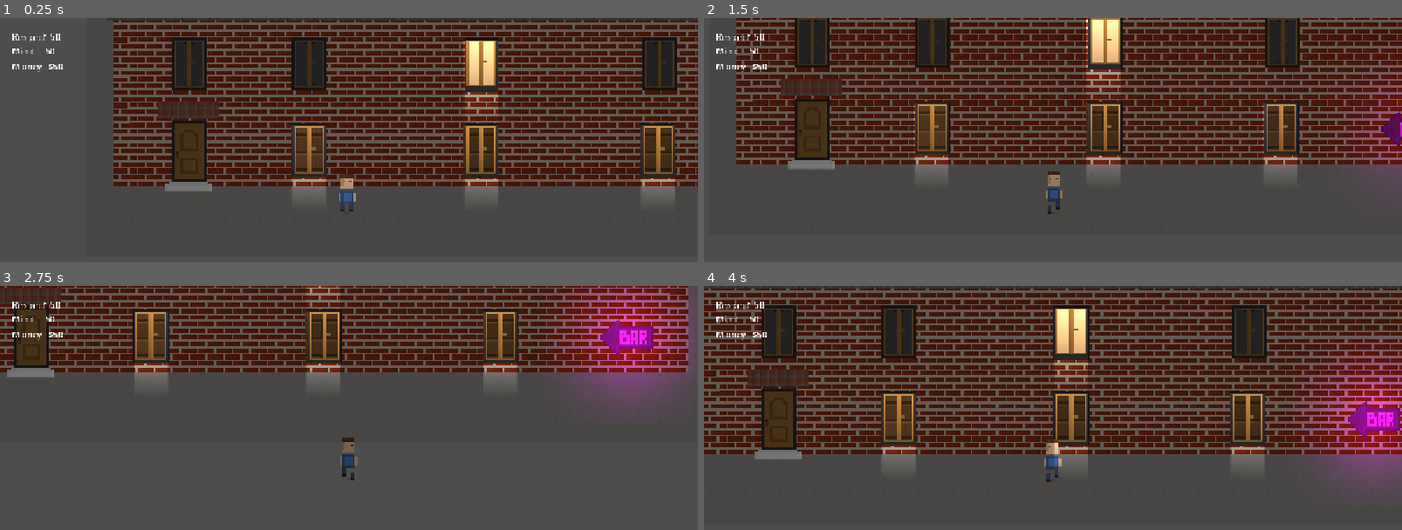
Above: before the commit, frames 1-4 (two rows, left to right).
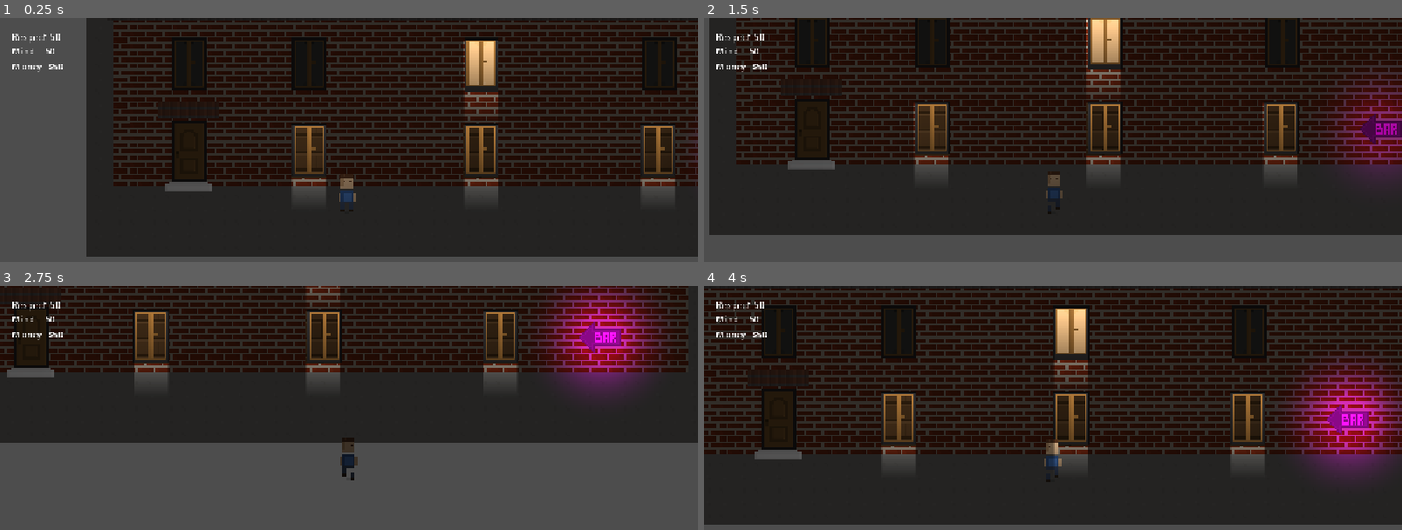
Above: after the commit, the same moments.

Repository: daniilbug/Drunkheads
Game: Godot game, scene res://scenes/main.tscn
The game is run twice, just before and just after one commit, with the same random seed, the same clock (stepped at 60 frames per second) and the same inputs. This scene is started directly instead of the project's main scene.
Inputs:
- Up to frame 1 (0.25 s): no input
- Up to frame 2 (1.5 s): tap Enter at 0.5 s; hold D (right) 0.53-1.28 s; hold E (interact) 0.53-1.28 s; hold S (down) from 1.28 s (still down); tap E (interact) at 1.35 s
- Up to frame 3 (2.75 s): release S (down) at 2.03 s; hold D (right) from 2.03 s (still down); hold Q (take) from 2.03 s (still down); tap E (interact) at 2.3 s
- Up to frame 4 (4 s): release D (right) at 2.78 s; release Q (take) at 2.78 s; hold W (up) 2.78-3.53 s; tap E (interact) at 2.85 s; hold A (left) from 3.53 s (still down); hold E (interact) from 3.53 s (still down)

The runs differ from the first frame. In frame 1, 80% of the frame differs, in the area x 12-100%, y 0-98%; in frame 2, 81%; in frame 3, 60%; in frame 4, 90%, in the area x 0-100%, y 0-98%.

Commit message:
Add bar dance floor colored light

Diff:
--- a/scenes/bar/bar.tscn
+++ b/scenes/bar/bar.tscn
@@ -125,7 +125,7 @@
 region_rect = Rect2(0, 0, 340, 32)
 
 [node name="BarSign" parent="Walls/Bottom" index="10" unique_id=1758219415 instance=ExtResource("11_eia43")]
-position = Vector2(140, -13)
+position = Vector2(127.57077, -12.505554)
 
 [node name="Left" parent="Walls" parent_id_path=PackedInt32Array(4) index="2" unique_id=9]
 position = Vector2(0, 150)
--- a/scenes/bar/bar_sign.tscn
+++ b/scenes/bar/bar_sign.tscn
@@ -4,7 +4,7 @@
 [ext_resource type="Script" uid="uid://be67bnrf4xq1x" path="res://scripts/bar/bar_sign.gd" id="1_fwycx"]
 
 [sub_resource type="Gradient" id="Gradient_asdnn"]
-offsets = PackedFloat32Array(0, 0.9489603)
+offsets = PackedFloat32Array(0.17013232, 0.69187146)
 colors = PackedColorArray(0.83221525, 0.00068076135, 0.8560393, 1, 0, 0, 0, 0)
 
 [sub_resource type="GradientTexture2D" id="GradientTexture2D_brj26"]
@@ -20,6 +20,7 @@
 script = ExtResource("1_fwycx")
 
 [node name="Sprite" type="Sprite2D" parent="." unique_id=1180024161]
+scale = Vector2(0.8, 0.8)
 texture = ExtResource("1_brj26")
 hframes = 2
 
--- a/scenes/bar/dance_floor.tscn
+++ b/scenes/bar/dance_floor.tscn
@@ -7,13 +7,13 @@
 size = Vector2(48, 48)
 
 [sub_resource type="Gradient" id="Gradient_d0mg5"]
-offsets = PackedFloat32Array(0, 0.14177693, 0.64083177)
-colors = PackedColorArray(1, 1, 1, 1, 0.8495575, 0.8495575, 0.8495575, 0.8495575, 0, 0, 0, 0)
+offsets = PackedFloat32Array(0, 0.6994329)
+colors = PackedColorArray(1, 1, 1, 1, 1, 1, 1, 0)
 
 [sub_resource type="GradientTexture2D" id="GradientTexture2D_nfqsg"]
 gradient = SubResource("Gradient_d0mg5")
-width = 80
-height = 80
+width = 160
+height = 160
 fill = 1
 fill_from = Vector2(0.5, 0.5)
 
--- a/scenes/bar/neon_sign.tscn
+++ b/scenes/bar/neon_sign.tscn
@@ -20,8 +20,6 @@
 script = ExtResource("1_asdnn")
 
 [node name="Light" type="PointLight2D" parent="." unique_id=1701465821]
-position = Vector2(0.0546875, -8.96875)
-energy = 0.5
 range_item_cull_mask = 2
 texture = SubResource("GradientTexture2D_syw0i")
 
--- a/scenes/main.tscn
+++ b/scenes/main.tscn
@@ -59,9 +59,7 @@
 [node name="PlayerSpawn" type="Node2D" parent="." index="4" unique_id=1937828665]
 position = Vector2(100.340454, 315.89908)
 
-[node name="Darkness" type="DirectionalLight2D" parent="." index="5" unique_id=1806955092]
-position = Vector2(-21, 382.25)
-energy = 0.5
+[node name="Darkness" type="DirectionalLight2D" parent="." index="5" unique_id=1821277763]
+position = Vector2(-18.051575, 356.72577)
+color = Color(1, 1, 1, 0.75000006)
 blend_mode = 1
-shadow_enabled = true
-shadow_filter = 1
--- a/scripts/bar/dance_floor.gd
+++ b/scripts/bar/dance_floor.gd
@@ -3,7 +3,8 @@
 
 @onready var sprite: Sprite2D = $Sprite
 @onready var area: Area2D = $Area
-@onready var light: Light2D = $Light
+@onready var light: PointLight2D = $Light
+@onready var _light_texture: GradientTexture2D = light.texture
 
 @export var mode: int = 0:
 	set(value):
@@ -42,7 +43,15 @@
 		sprite.frame = 1
 		_tween = create_tween().set_loops()
 		_tween.tween_interval(0.5 / mode)
-		_tween.tween_callback(func(): sprite.frame = max(1, (sprite.frame + 1) % sprite.hframes))
+		_tween.tween_callback(
+			func():
+				sprite.frame = max(1, (sprite.frame + 1) % sprite.hframes)
+				match sprite.frame:
+					1: _light_texture.gradient.set_color(0, Color.from_string("#fe33cc", Color.WHITE))
+					2: _light_texture.gradient.set_color(0, Color.from_string("#67ccfe", Color.WHITE))
+					3: _light_texture.gradient.set_color(0, Color.from_string("#65fe98", Color.WHITE))
+					4: _light_texture.gradient.set_color(0, Color.from_string("#fefe00", Color.WHITE))
+		)
 	else:
 		sprite.frame = 0
 
--- a/scripts/core/door.gd
+++ b/scripts/core/door.gd
@@ -21,6 +21,18 @@
 		_punch_wall_hole()
 
 func toggle() -> void:
+	if multiplayer.is_server():
+		_toggle_local()
+	else:
+		_toogle_remote.rpc_id(1)
+
+@rpc("any_peer", "reliable")
+func _toogle_remote() -> void:
+	if not multiplayer.is_server():
+		return
+	_toggle_local()
+
+func _toggle_local() -> void:
 	is_open = not is_open
 
 func _apply_state() -> void:
